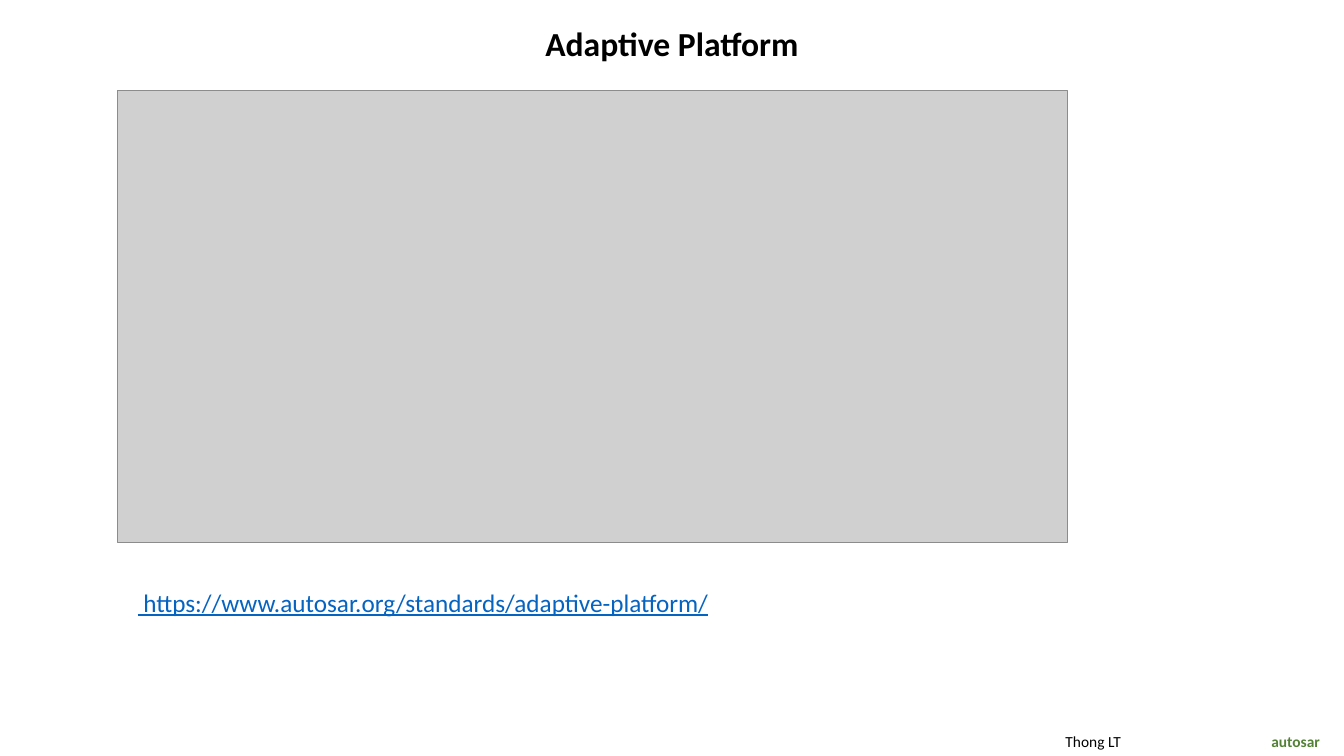
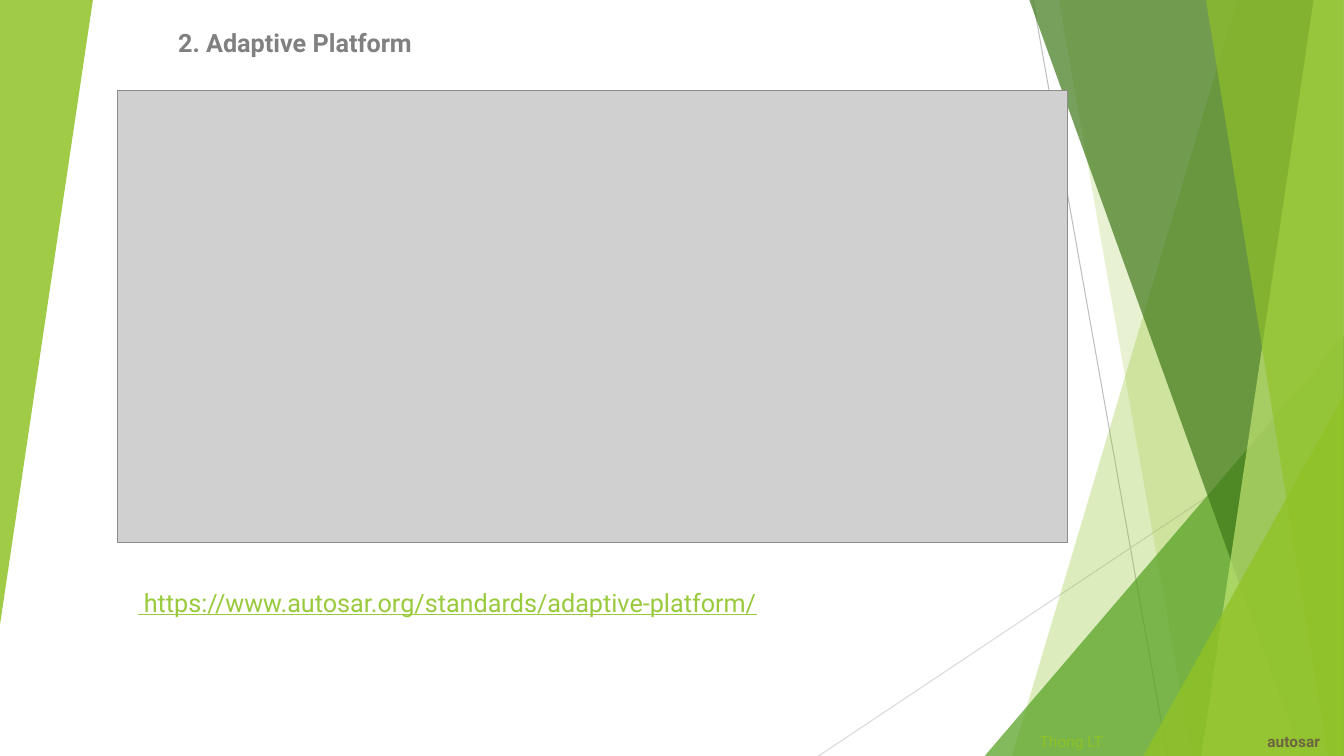
Before and after one commit to letrthong/autosar, a slide deck: slide 3 of Autosar.pptx (slide 2 before the commit). Drawn at 1344x756 pixels with LibreOffice and Linux fonts; fonts in the diff are those of the drawing; grey boxes stand for pictures. Boxes give left, top, right and bottom in pixels: in the first picture for what was removed or moved away, otherwise in the second. Text is boxed around its words. In the diff, an @@ line names an element or a change of style, - is before the commit and + after.

```diff
--- a/Autosar.pptx
+++ b/Autosar.pptx
@@ group added at box(0, 0, 1344, 756): 5 freeform shapes, 3 triangles, 2 lines @@
@@ subtitle at box(178, 33, 412, 57): text changed; size 24 to 18 pt; font Calibri to Roboto; text colour #000000 to #808080 @@
-Adaptive Platform
+2. Adaptive Platform
@@ text "https://www.autosar.org/standards/adaptive-platform/" at box(144, 593, 756, 618): font Calibri to Roboto, text colour #0563C1 to #99CA3C @@
@@ title "Thong LT autosar" at box(1267, 737, 1319, 747): font Calibri to Roboto; text colour #000000 to #90C226 in "Thong LT"; text colour #548235 to #6D6540 in "autosar"; line spacing 0.9 to 1 @@
```
Also in this commit, not shown: 3 other slides changed, 3 slides added.
